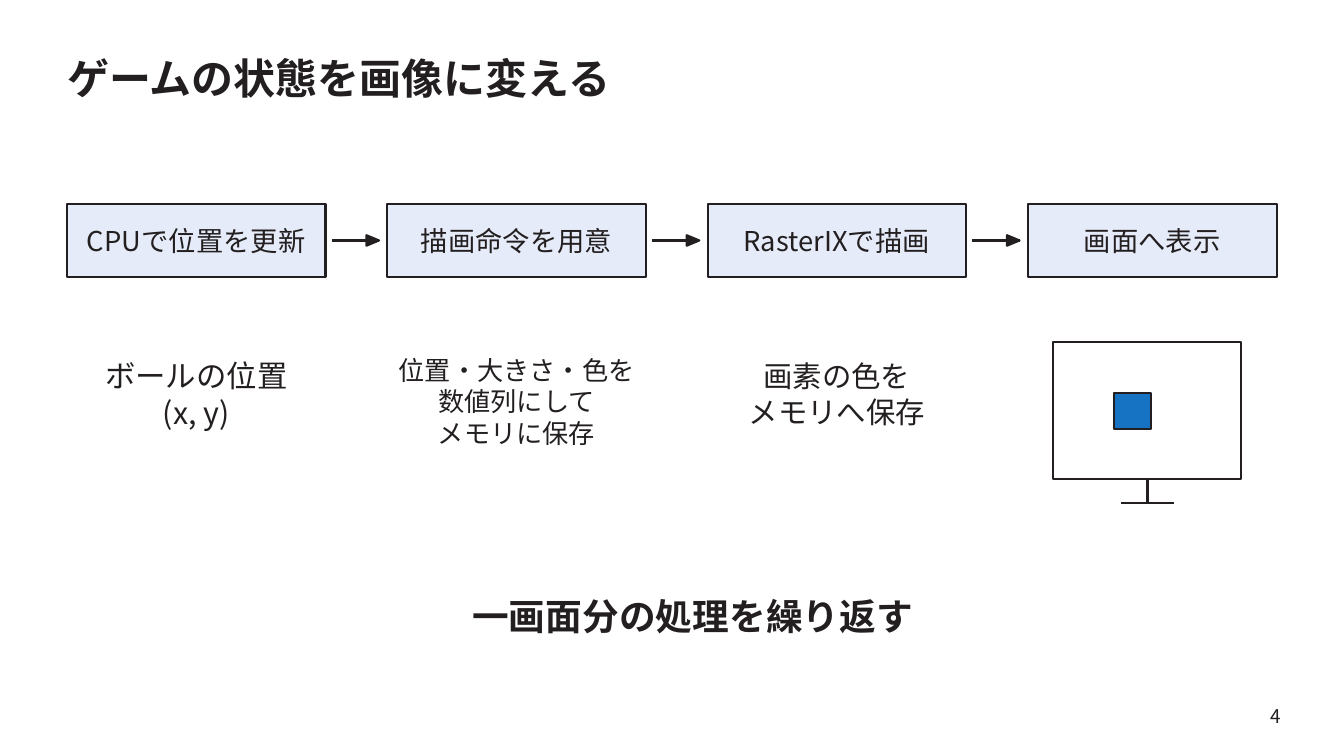
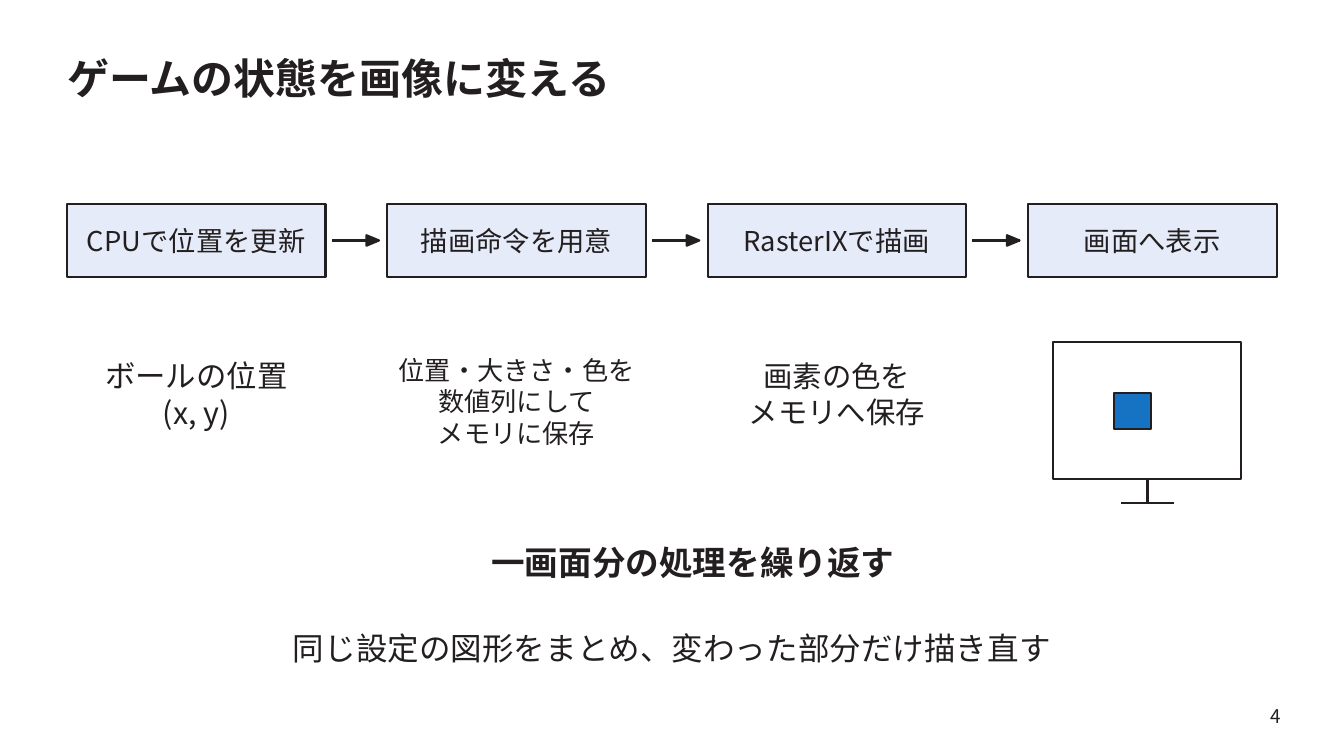
Before and after one commit to SoshiroFujimori/wally-game-console-research, a slide deck: slide 4 of docs/presentation/中間発表_主要事項.pptx. Drawn at 1344x756 pixels with LibreOffice and Linux fonts; fonts in the diff are those of the drawing. Boxes give left, top, right and bottom in pixels: in the first picture for what was removed or moved away, otherwise in the second. Text is boxed around its words. In the diff, an @@ line names an element or a change of style, - is before the commit and + after.

```diff
--- a/docs/presentation/中間発表_主要事項.pptx
+++ b/docs/presentation/中間発表_主要事項.pptx
@@ text "一画面分の処理を繰り返す": place and size @@
-text "一画面分の処理を繰り返す" at (472,599,913,634)
+text "一画面分の処理を繰り返す" at (491,546,894,578)
@@ text "一画面分の処理を繰り返す" at (491,546,894,578): size 26.2 to 24 pt @@
@@ text added at (293,633,1051,663), 22.5 pt, text #231F20 @@
+同じ設定の図形をまとめ、変わった部分だけ描き直す
```
Also in this commit, not shown: 2 other slides changed, 11 other files.
